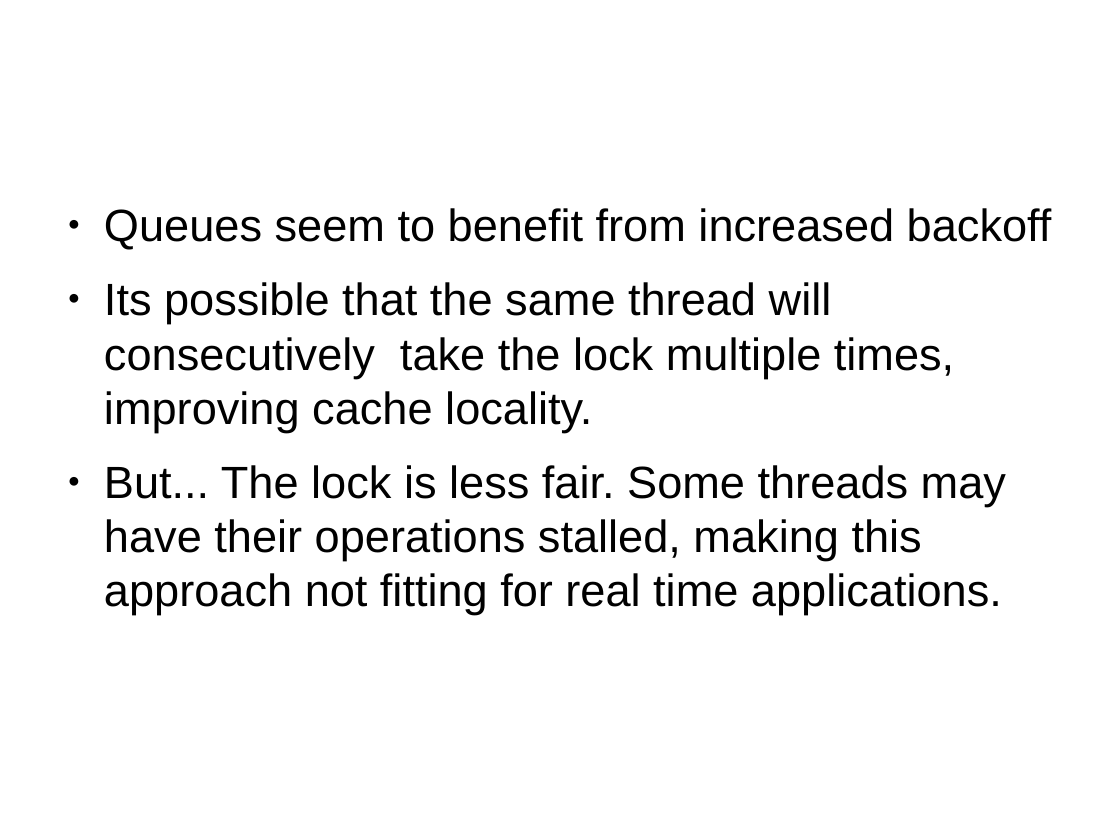
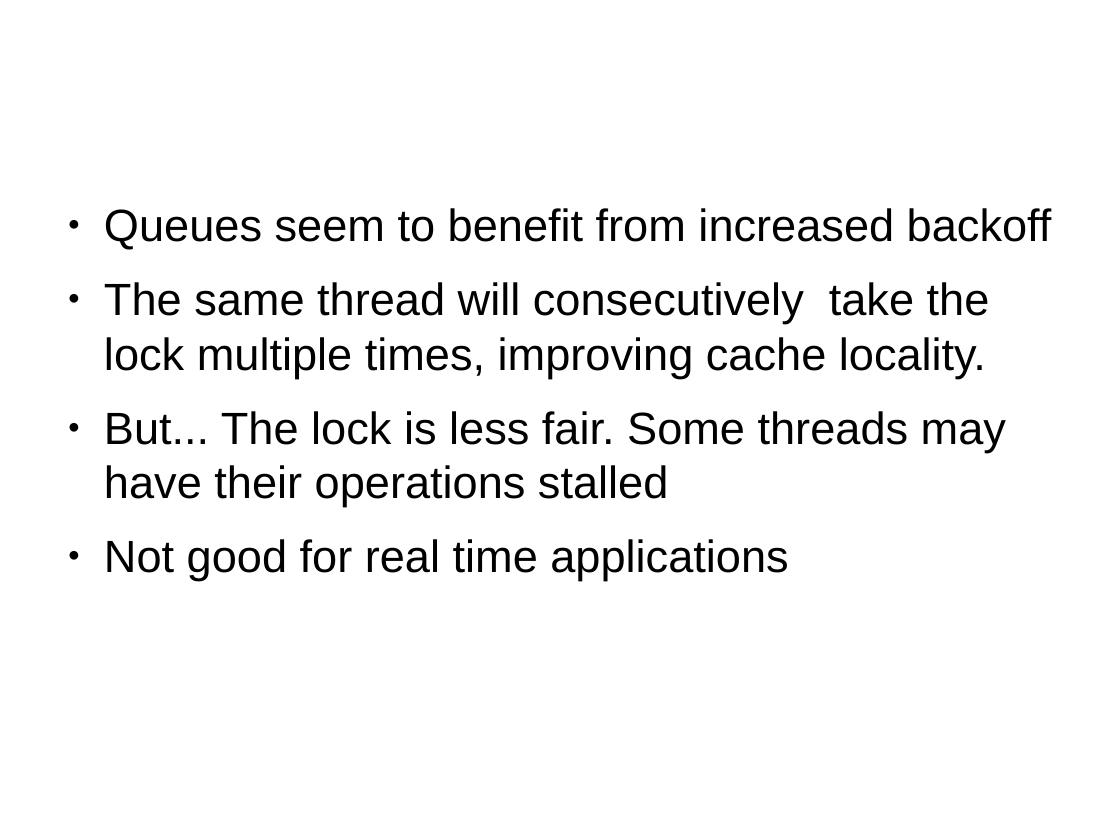
Before and after one commit to mpastyl/my_thesis, a slide deck: slide 24 of presentation.odp. Drawn at 1120x840 pixels with LibreOffice and Linux fonts; fonts in the diff are those of the drawing. Boxes give left, top, right and bottom in pixels: in the first picture for what was removed or moved away, otherwise in the second. Text is boxed around its words. In the diff, an @@ line names an element or a change of style, - is before the commit and + after.

```diff
--- a/presentation.odp
+++ b/presentation.odp
@@ text at (104,282,1006,581): text changed @@
-● Its possible that the same thread will consecutively take the lock multiple times, improving cache locality.
-● But... The lock is less fair. Some threads may have their operations stalled, making this approach not fitting for real time applications.
+● The same thread will consecutively take the lock multiple times, improving cache locality.
+● But... The lock is less fair. Some threads may have their operations stalled
+● Not good for real time applications
```
Also in this commit, not shown: 7 other slides changed, 4 slides added, 4 other files.
